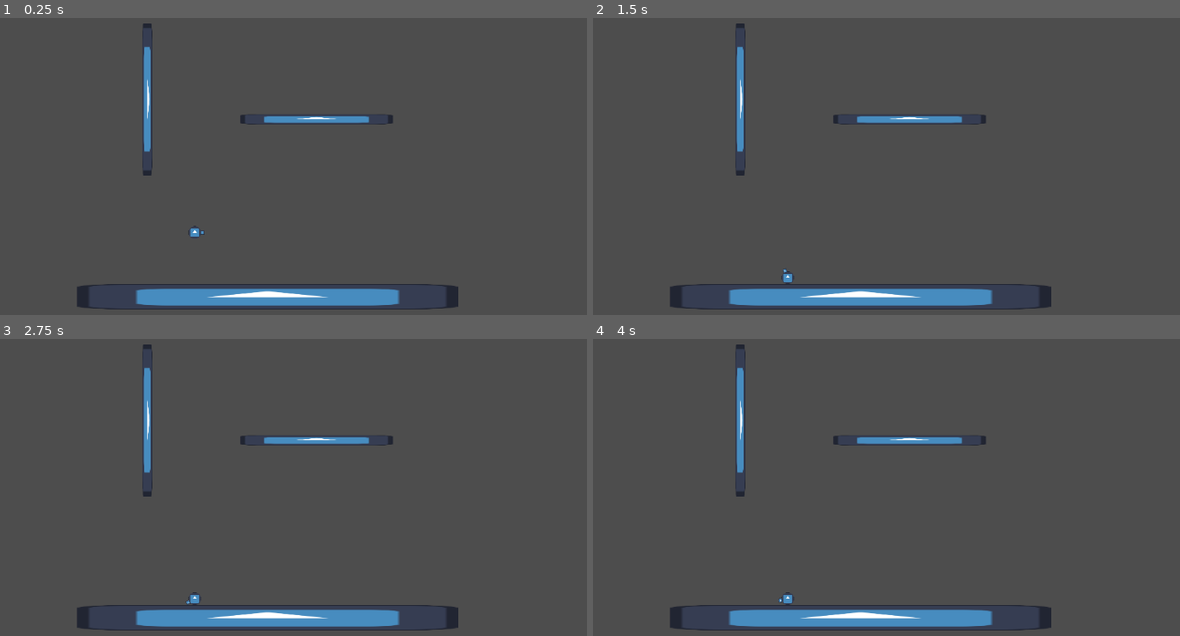
Above: before the commit, frames 1-4 (two rows, left to right).
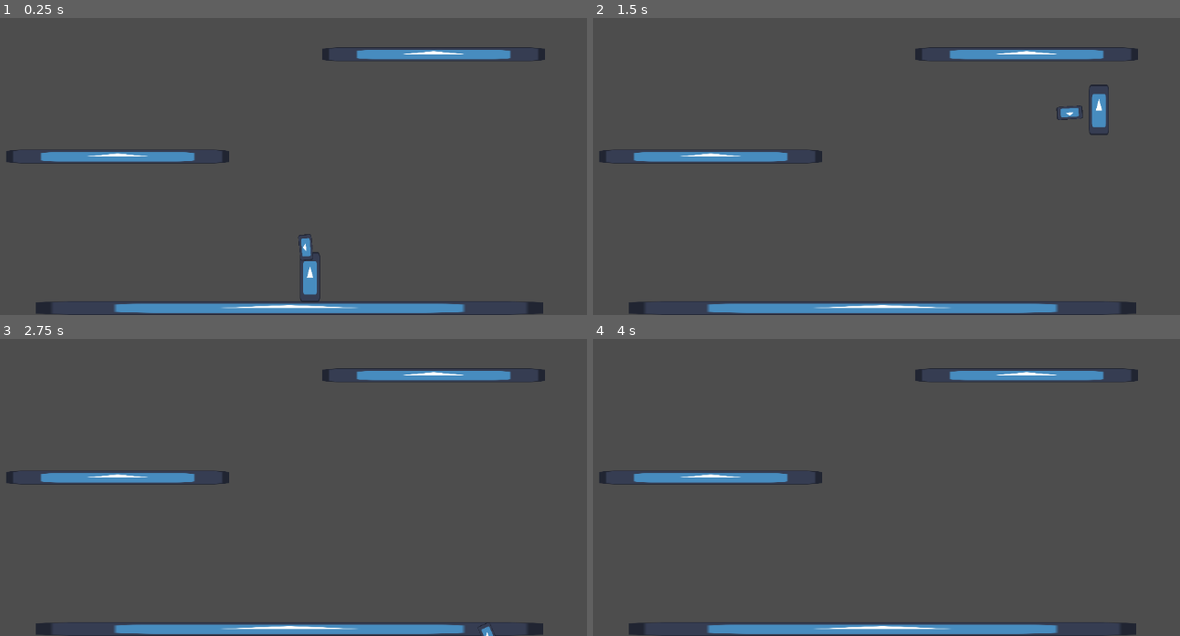
Above: after the commit, the same moments.

Repository: Juanxpeke/GD-Pirate
Game: Godot game, scene res://Debugging/Tests/Map/DumbFriend/BasicSuite.tscn
Same seed, same stepped clock (60 frames per second), same inputs: the game is played once before the commit and once after it. Before the commit the project starts from res://Debugging/Tests/Map/GrenadeSuite.tscn. The engine's default icon, where the game draws it, is replaced by a stand-in: a white triangle on a blue panel in a dark square.
Inputs (mouse positions are in pixels of both pictures, inside the frame that each line leads up to):
- Up to frame 1 (0.25 s): no input
- Up to frame 2 (1.5 s): move the mouse to (1044, 89) at 0.52 s; hold Space (active) 0.53-1.28 s; hold D (move_right) from 0.53 s (still down); click (1044, 89) at 0.8 s; move the mouse to (739, 130) at 1.27 s; click (739, 130) at 1.35 s
- Up to frame 3 (2.75 s): tap Space (active) at 1.55 s; move the mouse to (363, 341) at 2.02 s; release D (move_right) at 2.03 s; hold A (move_left) from 2.03 s (still down); hold Space (active) from 2.03 s (still down); click (363, 341) at 2.3 s
- Up to frame 4 (4 s): tap Enter at 2.75 s; move the mouse to (845, 514) at 2.77 s; release A (move_left) at 2.78 s; release Space (active) at 2.78 s; hold D (move_right) from 2.78 s (still down); click (845, 514) at 2.85 s; tap Space (active) at 3.05, 3.5 s; move the mouse to (1103, 493) at 3.52 s; hold Space (active) from 3.53 s (still down); click (1103, 493) at 3.8 s

The runs differ from the first frame. In frame 1, 9.1% of the frame differs, in the area x 1-93%, y 1-100%; in frame 2, 9.2%; in frame 3, 8.8%; in frame 4, 8.7%.

Commit message:
Added basic dumb friend test

Diff:
--- /dev/null
+++ b/Debugging/Tests/Entities/DumbFriend/DumbFriend.gd
@@ -0,0 +1,54 @@
+extends CharacterBody2D
+
+
+const SPEED = 300.0
+const JUMP_VELOCITY = -400.0
+
+@onready var grappling_hook_pivot : Node2D = %GrapplingHookPivot
+@onready var random_key_timer : Timer = %RandomKeyTimer
+
+enum CharacterKey {
+	GO_LEFT,
+	GO_RIGHT
+}
+
+var character_keys_pool = [CharacterKey.GO_LEFT, CharacterKey.GO_RIGHT]
+
+var current_character_key : CharacterKey = CharacterKey.GO_LEFT
+
+func _ready() -> void:
+	random_key_timer.timeout.connect(_on_random_key_timer_timeout)
+
+func _physics_process(delta: float) -> void:
+	var mouse_position := get_global_mouse_position()
+	var mouse_direction := mouse_position - global_position
+
+	grappling_hook_pivot.rotation = mouse_direction.angle()
+
+
+	# Add the gravity.
+	if not is_on_floor():
+		velocity += get_gravity() * delta
+
+	# Handle jump.
+	if Input.is_action_just_pressed("jump") and is_on_floor():
+		velocity.y = JUMP_VELOCITY
+
+	# Get the input direction and handle the movement/deceleration.
+	# As good practice, you should replace UI actions with custom gameplay actions.
+
+	var direction = 0
+
+	match current_character_key:
+		CharacterKey.GO_LEFT:
+			direction = 1
+		CharacterKey.GO_RIGHT:
+			direction = -1
+
+	if direction != 0 and is_on_floor():
+		velocity.x = direction * SPEED
+
+	move_and_slide()
+
+func _on_random_key_timer_timeout() -> void:
+	current_character_key = character_keys_pool.pick_random()
--- /dev/null
+++ b/Debugging/Tests/Entities/DumbFriend/DumbFriend.tscn
@@ -0,0 +1,32 @@
+[gd_scene load_steps=5 format=3 uid="uid://t22dmgoo0oxx"]
+
+[ext_resource type="Script" path="res://Debugging/Tests/Entities/DumbFriend/DumbFriend.gd" id="1_sur7k"]
+[ext_resource type="Texture2D" uid="uid://ctd8u1stx423v" path="res://icon.svg" id="2_820ae"]
+[ext_resource type="PackedScene" uid="uid://c4c2k5w488n1d" path="res://Debugging/Tests/Entities/DumbFriend/GrapplingHook.tscn" id="3_jfa0e"]
+
+[sub_resource type="CapsuleShape2D" id="CapsuleShape2D_dnf3o"]
+radius = 16.0
+height = 80.0
+
+[node name="DumbFriend" type="CharacterBody2D"]
+script = ExtResource("1_sur7k")
+
+[node name="CollisionShape" type="CollisionShape2D" parent="."]
+shape = SubResource("CapsuleShape2D_dnf3o")
+
+[node name="Sprite2D" type="Sprite2D" parent="."]
+position = Vector2(0, 0.999996)
+scale = Vector2(0.25, 0.625)
+texture = ExtResource("2_820ae")
+
+[node name="GrapplingHookPivot" type="Node2D" parent="."]
+unique_name_in_owner = true
+
+[node name="GrapplingHook" parent="GrapplingHookPivot" node_paths=PackedStringArray("character") instance=ExtResource("3_jfa0e")]
+position = Vector2(30, 0)
+character = NodePath("../..")
+
+[node name="RandomKeyTimer" type="Timer" parent="."]
+unique_name_in_owner = true
+wait_time = 3.0
+autostart = true
--- /dev/null
+++ b/Debugging/Tests/Entities/DumbFriend/GrapplingHook.gd
@@ -0,0 +1,49 @@
+extends Node2D
+## Docstring
+
+#region Signals
+#endregion Signals
+
+#region Enums
+#endregion Enums
+
+#region Constants
+#endregion Constants
+
+#region Exports Variables
+@export var character : CharacterBody2D = null
+@export var hook_impulse_magnitude : float = 800.0
+#endregion Exports Variables
+
+#region Public Variables
+#endregion Public Variables
+
+#region Private Variables
+#endregion Private Variables
+
+#region On Ready Variables
+@onready var ray_cast : RayCast2D = %RayCast
+#endregion On Ready Variables
+
+#region Built-in Virtual Methods
+func _ready() -> void:
+	assert(character)
+
+func _process(delta : float) -> void:
+	pass
+
+func _input(event: InputEvent) -> void:
+	if event.is_action_pressed("left_click") and ray_cast.is_colliding():
+		var collision_point := ray_cast.get_collision_point()
+
+		var impulse_vector := collision_point - character.global_position
+		var impulse_direction := impulse_vector.normalized()
+
+		character.velocity = impulse_direction * hook_impulse_magnitude
+#endregion Built-in Virtual Methods
+
+#region Public Methods
+#endregion Public Methods
+
+#region Private Methods
+#endregion Private Methods
--- /dev/null
+++ b/Debugging/Tests/Entities/DumbFriend/GrapplingHook.tscn
@@ -0,0 +1,16 @@
+[gd_scene load_steps=3 format=3 uid="uid://c4c2k5w488n1d"]
+
+[ext_resource type="Script" path="res://Debugging/Tests/Entities/DumbFriend/GrapplingHook.gd" id="1_6swxw"]
+[ext_resource type="Texture2D" uid="uid://ctd8u1stx423v" path="res://icon.svg" id="2_k8dvy"]
+
+[node name="GrapplingHook" type="Node2D"]
+script = ExtResource("1_6swxw")
+
+[node name="RayCast" type="RayCast2D" parent="."]
+unique_name_in_owner = true
+target_position = Vector2(500, 0)
+
+[node name="Sprite" type="Sprite2D" parent="."]
+position = Vector2(16.5, -2.5)
+scale = Vector2(0.320313, 0.164063)
+texture = ExtResource("2_k8dvy")
--- a/Debugging/Tests/Entities/Grenade/Grenade.gd
+++ b/Debugging/Tests/Entities/SuperWeapons/Grenade/Grenade.gd
@@ -17,6 +17,8 @@
 const MAX_ANGLE_BETWEEN_CONTACT_AND_IMPULSE : float = deg_to_rad(60)
 ## TODO
 const BASE_IMPULSE_MAGNITUDE : float = 240.0
+## TODO
+const MAX_MOVEMENT_SPEED : float = 100.0
 ## TODO
 const GAUGE_ROTATION_SPEED : float = deg_to_rad(640.0)
 #endregion Constants
@@ -71,6 +73,8 @@
 			var collision_offset : float = collision_distance - collision_shape.shape.radius
 			var impulse_magnitude_factor : float = offset_impulse_factor_curve.sample(collision_offset / MAX_COLLISION_OFFSET_FOR_IMPULSE)
 
+			if abs(linear_velocity.angle_to(impulse_direction)) > abs(deg_to_rad(135)):
+				linear_velocity = Vector2.ZERO
 			apply_impulse(impulse_direction * impulse_magnitude_factor * BASE_IMPULSE_MAGNITUDE)
 #endregion Built-in Virtual Methods
 
--- a/Debugging/Tests/Entities/Grenade/Grenade.tscn
+++ b/Debugging/Tests/Entities/SuperWeapons/Grenade/Grenade.tscn
@@ -1,15 +1,15 @@
 [gd_scene load_steps=8 format=3 uid="uid://dq14bk1nd2pfc"]
 
-[ext_resource type="Script" path="res://Debugging/Tests/Entities/Grenade/Grenade.gd" id="1_3aq4n"]
+[ext_resource type="Script" path="res://Debugging/Tests/Entities/SuperWeapons/Grenade/Grenade.gd" id="1_3aq4n"]
 [ext_resource type="Texture2D" uid="uid://ctd8u1stx423v" path="res://icon.svg" id="2_3pju2"]
 
 [sub_resource type="PhysicsMaterial" id="PhysicsMaterial_woy1r"]
 friction = 0.2
-bounce = 0.36
+bounce = 0.6
 
 [sub_resource type="Curve" id="Curve_43mxd"]
-_data = [Vector2(0, 1), 0.0, -3.3161, 0, 0, Vector2(1, 0), -0.12654, 0.0, 0, 0]
-point_count = 2
+_data = [Vector2(0, 1), 0.0, 0.0, 0, 0, Vector2(0.6, 1), 0.0, 0.0, 0, 0, Vector2(1, 0), -5.78191, 0.0, 0, 0]
+point_count = 3
 
 [sub_resource type="CircleShape2D" id="CircleShape2D_iqdfu"]
 
--- a/Debugging/Tests/Entities/Missile/Missile.tscn
+++ b/Debugging/Tests/Entities/SuperWeapons/Missile/Missile.tscn
@@ -1,7 +1,7 @@
 [gd_scene load_steps=5 format=3 uid="uid://dahtqvghed5lb"]
 
 [ext_resource type="Texture2D" uid="uid://ctd8u1stx423v" path="res://icon.svg" id="1_d2qno"]
-[ext_resource type="Script" path="res://Debugging/Tests/Entities/Missile/Missile.gd" id="1_kvpbe"]
+[ext_resource type="Script" path="res://Debugging/Tests/Entities/SuperWeapons/Missile/Missile.gd" id="1_kvpbe"]
 
 [sub_resource type="RectangleShape2D" id="RectangleShape2D_ad0cl"]
 size = Vector2(36, 36)
--- /dev/null
+++ b/Debugging/Tests/Map/DumbFriend/BasicSuite.tscn
@@ -0,0 +1,52 @@
+[gd_scene load_steps=4 format=3 uid="uid://csqii01ea7q7t"]
+
+[ext_resource type="Texture2D" uid="uid://ctd8u1stx423v" path="res://icon.svg" id="1_2ltqe"]
+[ext_resource type="PackedScene" uid="uid://t22dmgoo0oxx" path="res://Debugging/Tests/Entities/DumbFriend/DumbFriend.tscn" id="2_db3tq"]
+
+[sub_resource type="RectangleShape2D" id="RectangleShape2D_gg47c"]
+size = Vector2(800, 20)
+
+[node name="BasicSuite" type="Node2D"]
+
+[node name="Floors" type="Node2D" parent="."]
+
+[node name="Floor" type="StaticBody2D" parent="Floors"]
+position = Vector2(572, 637)
+metadata/_edit_group_ = true
+
+[node name="CollisionShape" type="CollisionShape2D" parent="Floors/Floor"]
+shape = SubResource("RectangleShape2D_gg47c")
+
+[node name="Sprite" type="Sprite2D" parent="Floors/Floor"]
+position = Vector2(0.5, 0)
+scale = Vector2(6.25781, 0.171875)
+texture = ExtResource("1_2ltqe")
+
+[node name="Floor2" type="StaticBody2D" parent="Floors"]
+position = Vector2(301, 397)
+scale = Vector2(0.440001, 1)
+metadata/_edit_group_ = true
+
+[node name="CollisionShape" type="CollisionShape2D" parent="Floors/Floor2"]
+shape = SubResource("RectangleShape2D_gg47c")
+
+[node name="Sprite" type="Sprite2D" parent="Floors/Floor2"]
+position = Vector2(0.5, 0)
+scale = Vector2(6.25781, 0.171875)
+texture = ExtResource("1_2ltqe")
+
+[node name="Floor3" type="StaticBody2D" parent="Floors"]
+position = Vector2(800, 235)
+scale = Vector2(0.440001, 1)
+metadata/_edit_group_ = true
+
+[node name="CollisionShape" type="CollisionShape2D" parent="Floors/Floor3"]
+shape = SubResource("RectangleShape2D_gg47c")
+
+[node name="Sprite" type="Sprite2D" parent="Floors/Floor3"]
+position = Vector2(0.5, 0)
+scale = Vector2(6.25781, 0.171875)
+texture = ExtResource("1_2ltqe")
+
+[node name="DumbFriend" parent="." instance=ExtResource("2_db3tq")]
+position = Vector2(570, 581)
--- a/Debugging/Tests/Map/GrenadeSuite.tscn
+++ b/Debugging/Tests/Map/SuperWeapons/GrenadeSuite.tscn
@@ -1,7 +1,7 @@
 [gd_scene load_steps=4 format=3 uid="uid://rnrsdha65t05"]
 
-[ext_resource type="Texture2D" uid="uid://ctd8u1stx423v" path="res://icon.svg" id="1_kxy5j"]
-[ext_resource type="PackedScene" uid="uid://dq14bk1nd2pfc" path="res://Debugging/Tests/Entities/Grenade/Grenade.tscn" id="2_bf6nw"]
+[ext_resource type="Texture2D" uid="uid://ctd8u1stx423v" path="res://icon.svg" id="1_8xmi7"]
+[ext_resource type="PackedScene" uid="uid://dq14bk1nd2pfc" path="res://Debugging/Tests/Entities/SuperWeapons/Grenade/Grenade.tscn" id="2_wg15b"]
 
 [sub_resource type="RectangleShape2D" id="RectangleShape2D_e2myy"]
 size = Vector2(600, 40)
@@ -48,7 +48,7 @@
 [node name="Sprite" type="Sprite2D" parent="Floor2"]
 position = Vector2(-2, -9.53674e-07)
 scale = Vector2(4.70313, 0.3125)
-texture = ExtResource("1_kxy5j")
+texture = ExtResource("1_8xmi7")
 
-[node name="Grenade" parent="." instance=ExtResource("2_bf6nw")]
+[node name="Grenade" parent="." instance=ExtResource("2_wg15b")]
 position = Vector2(423, 489)
--- a/Debugging/Tests/Map/MissileSuite.tscn
+++ b/Debugging/Tests/Map/SuperWeapons/MissileSuite.tscn
@@ -1,7 +1,7 @@
 [gd_scene load_steps=4 format=3 uid="uid://bwsq7gp4io3cn"]
 
-[ext_resource type="PackedScene" uid="uid://dahtqvghed5lb" path="res://Debugging/Tests/Entities/Missile/Missile.tscn" id="1_qpkfk"]
-[ext_resource type="Texture2D" uid="uid://ctd8u1stx423v" path="res://icon.svg" id="2_pc3c2"]
+[ext_resource type="PackedScene" uid="uid://dahtqvghed5lb" path="res://Debugging/Tests/Entities/SuperWeapons/Missile/Missile.tscn" id="1_g0bri"]
+[ext_resource type="Texture2D" uid="uid://ctd8u1stx423v" path="res://icon.svg" id="2_qg30i"]
 
 [sub_resource type="RectangleShape2D" id="RectangleShape2D_w6ry1"]
 size = Vector2(600, 40)
@@ -11,7 +11,7 @@
 [node name="Camera" type="Camera2D" parent="."]
 anchor_mode = 0
 
-[node name="Missile" parent="." instance=ExtResource("1_qpkfk")]
+[node name="Missile" parent="." instance=ExtResource("1_g0bri")]
 position = Vector2(555, 536)
 
 [node name="Floor" type="StaticBody2D" parent="."]
--- a/project.godot
+++ b/project.godot
@@ -11,7 +11,7 @@
 [application]
 
 config/name="GD-Pirate"
-run/main_scene="res://Debugging/Tests/Map/GrenadeSuite.tscn"
+run/main_scene="res://Debugging/Tests/Map/DumbFriend/BasicSuite.tscn"
 config/features=PackedStringArray("4.3", "GL Compatibility")
 config/icon="res://icon.svg"
 
@@ -36,6 +36,16 @@
 "events": [Object(InputEventKey,"resource_local_to_scene":false,"resource_name":"","device":-1,"window_id":0,"alt_press …(191 unchanged characters)…
 ]
 }
+left_click={
+"deadzone": 0.5,
+"events": [Object(InputEventMouseButton,"resource_local_to_scene":false,"resource_name":"","device":-1,"window_id":0,"alt_pressed":false,"shift_pressed":false,"ctrl_pressed":false,"meta_pressed":false,"button_mask":0,"position":Vector2(0, 0),"global_position":Vector2(0, 0),"factor":1.0,"button_index":1,"canceled":false,"pressed":false,"double_click":false,"script":null)
+]
+}
+jump={
+"deadzone": 0.5,
+"events": [Object(InputEventKey,"resource_local_to_scene":false,"resource_name":"","device":-1,"window_id":0,"alt_pressed":false,"shift_pressed":false,"ctrl_pressed":false,"meta_pressed":false,"pressed":false,"keycode":0,"physical_keycode":32,"key_label":0,"unicode":32,"location":0,"echo":false,"script":null)
+]
+}
 
 [rendering]
 
Renamed: Debugging/Tests/Entities/Missile/Missile.gd -> Debugging/Tests/Entities/SuperWeapons/Missile/Missile.gd
Not shown: 2 places in Debugging/Tests/Map/SuperWeapons/GrenadeSuite.tscn that only renumber resources
Not shown: 1 places in Debugging/Tests/Map/SuperWeapons/MissileSuite.tscn that only renumber resources
